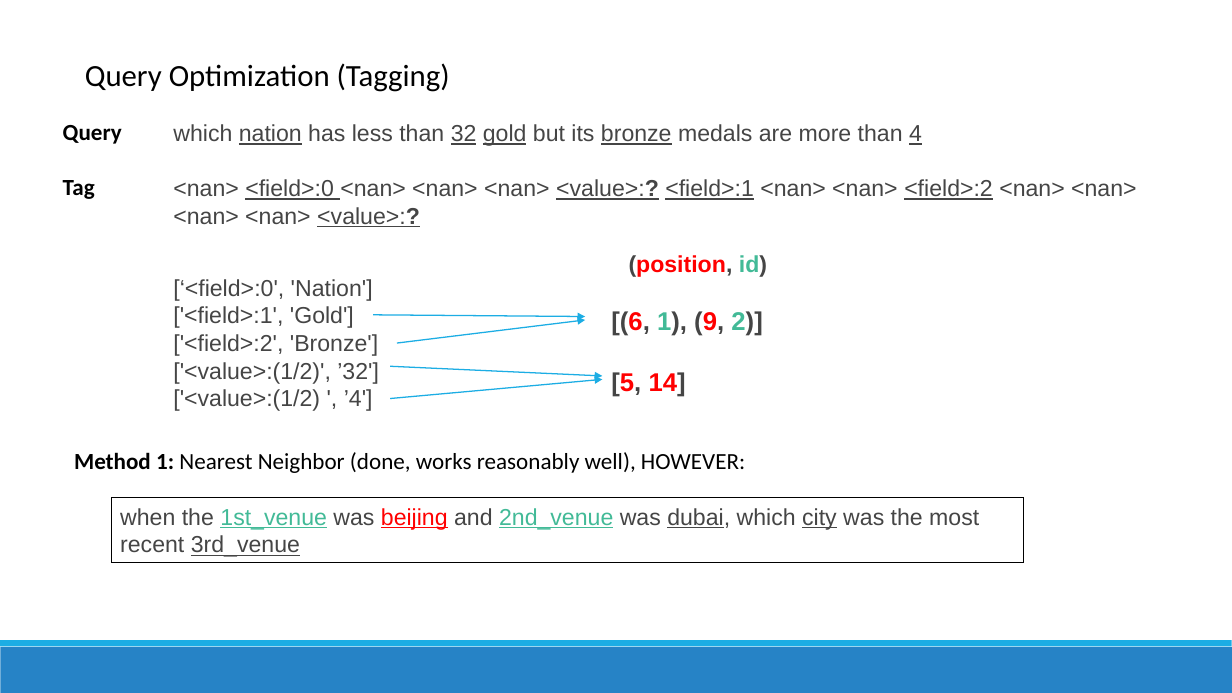
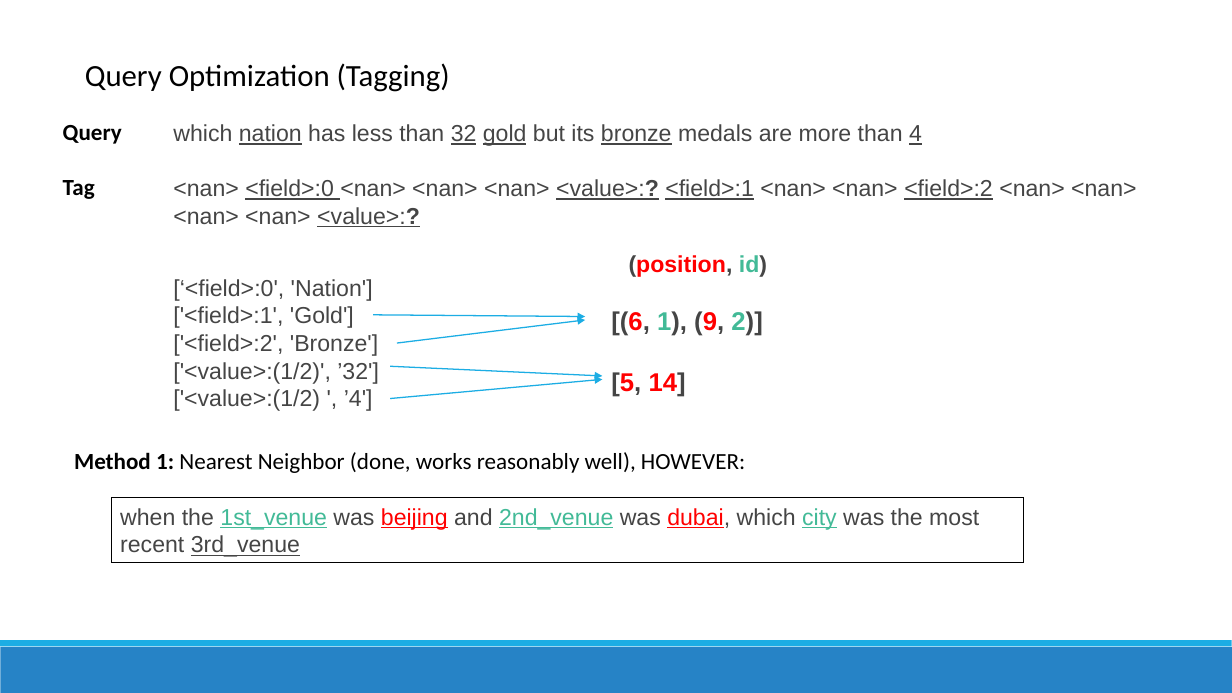
Before and after one commit to richardxiong/dnnQuery, a slide deck: slide 6 of dnnQuery2.pptx. Drawn at 1232x693 pixels with LibreOffice and Linux fonts; fonts in the diff are those of the drawing. Boxes give left, top, right and bottom in pixels: in the first picture for what was removed or moved away, otherwise in the second. Text is boxed around its words. In the diff, an @@ line names an element or a change of style, - is before the commit and + after.

```diff
--- a/dnnQuery2.pptx
+++ b/dnnQuery2.pptx
@@ rectangle "when the 1st_venue was beijing ..." at (111,497,1023,563): text colour #454545 to #FF0000 in "dubai,"; text colour #454545 to #42BA97 in "city" @@
```
Also in this commit, not shown: 3 other slides changed, 3 slides added, 3 other files.
